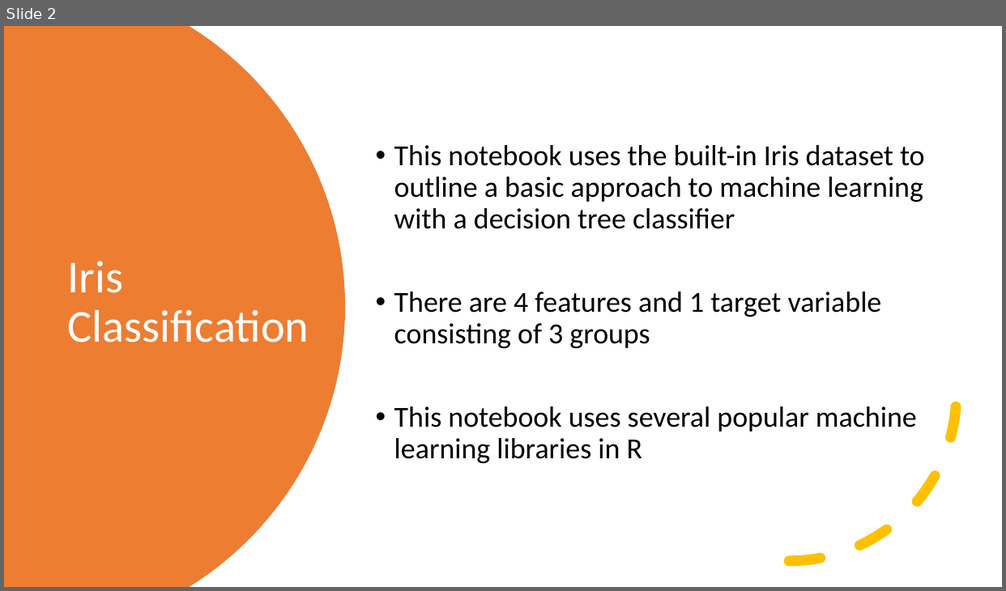
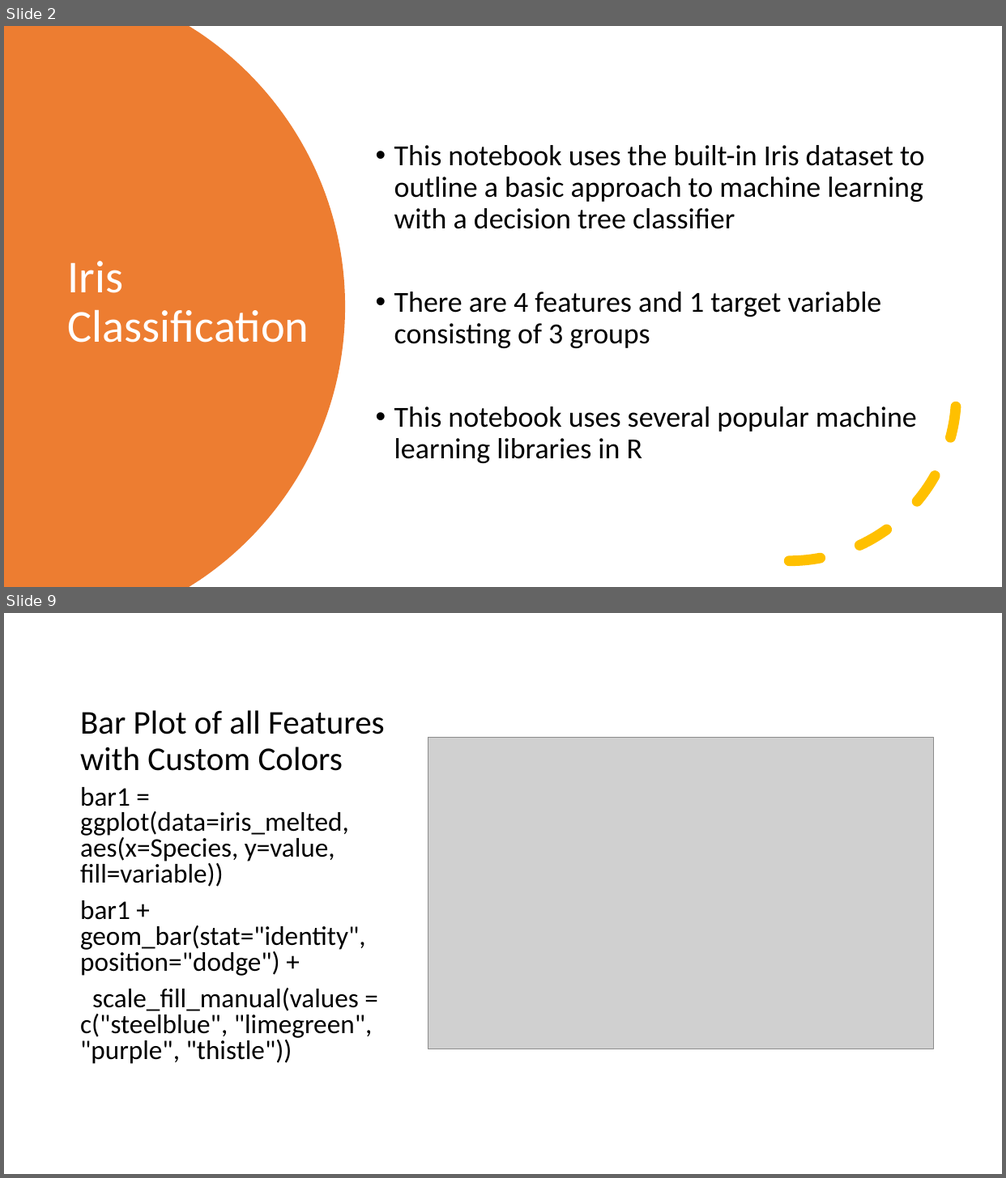
Before and after one commit to dlumian/R_Intro_Fall_2022, a slide deck: supplemental_topics/R_Iris_Examples.pptx. Shown one above the other, each under a label of ours: slide 2 before the commit, slides 2 and 9 after it; the slides between them are not shown. The pictures are 1006x591 and 1006x1178 pixels, drawn with LibreOffice and Linux fonts; fonts in the diff are those of the drawing; grey boxes stand for pictures. Boxes give left, top, right and bottom in pixels: in the first picture for what was removed or moved away, otherwise in the second. Text is boxed around its words. In the diff, an @@ line names an element or a change of style, - is before the commit and + after.

Commit message:
Updated notebook for Iris Decision Tree Model in R

```diff
--- a/supplemental_topics/R_Iris_Examples.pptx
+++ b/supplemental_topics/R_Iris_Examples.pptx
@@ slide 9 added at [4,613,1002,1174], background #FFFFFF @@
@@ title added at [80,710,385,771], 32 pt, text #000000 @@
+Bar Plot of all Features with Custom Colors
@@ picture added at [428,737,934,1050] @@
@@ text added at [80,787,373,1064], 25.9 pt, text #000000 @@
+bar1 = ggplot(data=iris_melted, aes(x=Species, y=value, fill=variable))
+bar1 + geom_bar(stat="identity", position="dodge") +
+scale_fill_manual(values = c("steelblue", "limegreen", "purple", "thistle"))
```
Also in this commit, not shown: 2 slides changed, 11 other slides added, 6 other files.
